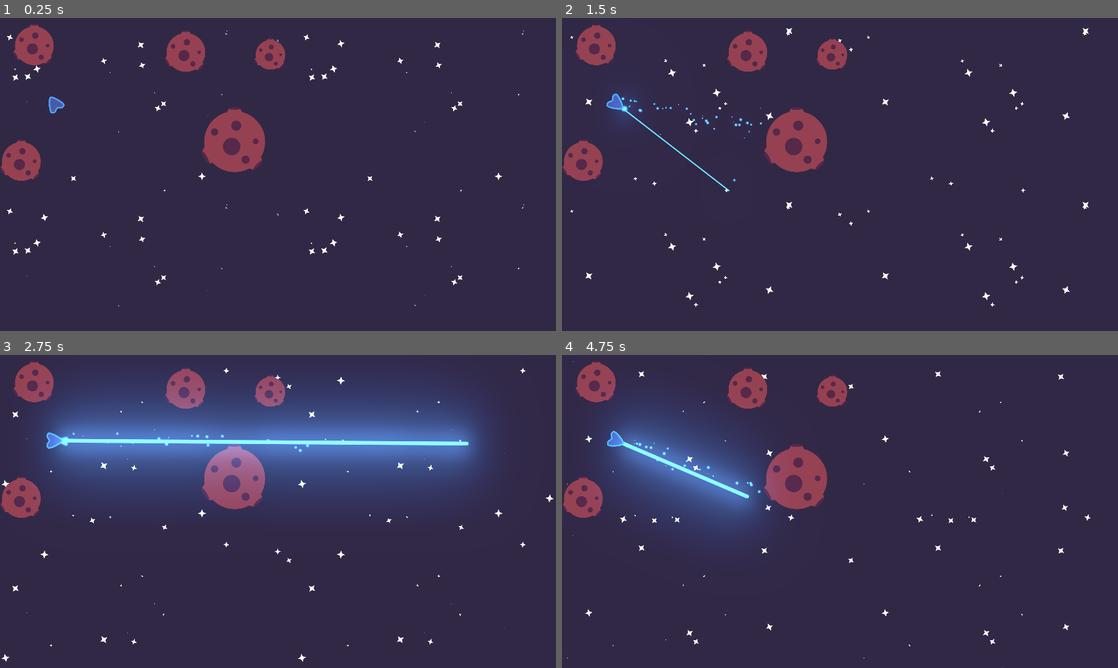
Above: before the commit, frames 1-4 (two rows, left to right).
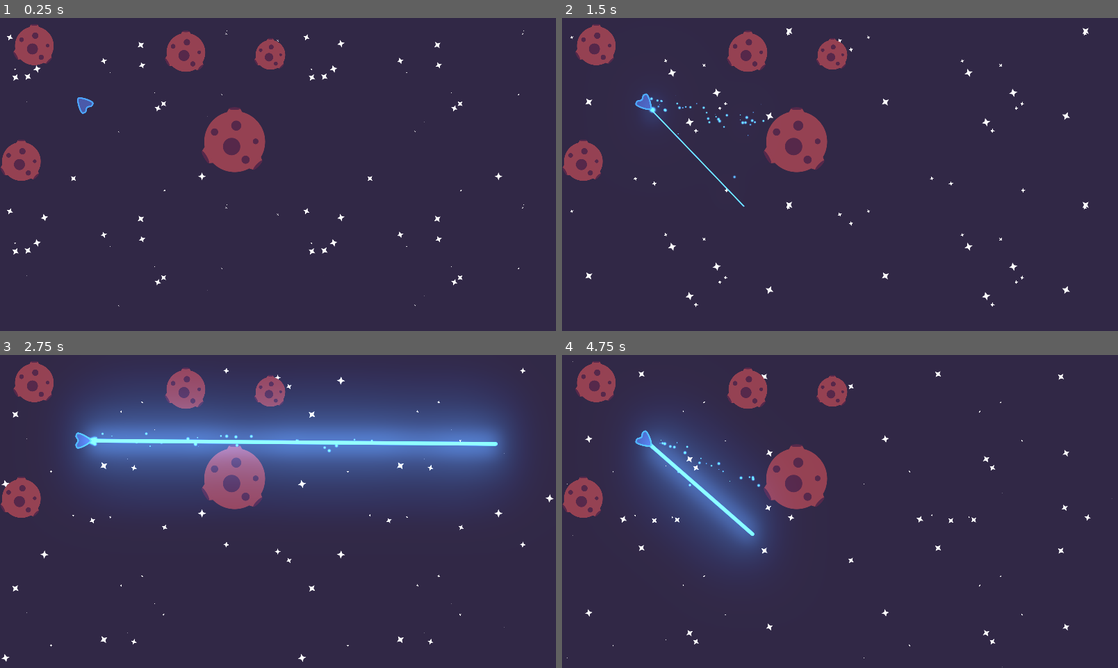
Above: after the commit, the same moments.

Repository: PIWEEK/spacehunters
Game: Godot game, scene res://Main.tscn
The game is run twice, just before and just after one commit, with the same random seed, the same clock (stepped at 60 frames per second) and the same inputs.
Inputs (mouse positions are in pixels of both pictures, inside the frame that each line leads up to):
- Up to frame 1 (0.25 s): no input
- Up to frame 2 (1.5 s): move the mouse to (962, 158) at 0.52 s; press the mouse at (962, 158) at 0.53 s; move the mouse to (728, 190) at 1.27 s; release the mouse at (728, 190) at 1.28 s; click (728, 190) at 1.35 s
- Up to frame 3 (2.75 s): move the mouse to (333, 442) at 2.02 s; press the mouse at (333, 442) at 2.03 s
- Up to frame 4 (4.75 s): move the mouse to (812, 574) at 2.77 s; release the mouse at (812, 574) at 2.78 s; click (812, 574) at 2.85 s; move the mouse to (1006, 558) at 3.52 s; press the mouse at (1006, 558) at 3.53 s; move the mouse to (673, 464) at 4.27 s; release the mouse at (673, 464) at 4.28 s; click (673, 464) at 4.35 s

The runs differ from the first frame. In frame 1, 0.2% of the frame differs, in the area x 8-17%, y 25-31%; in frame 2, 0.8%; in frame 3, 3.4%; in frame 4, 4.3%, in the area x 7-37%, y 19-65%.

Commit message:
split player

Diff:
--- /dev/null
+++ b/Global.gd
@@ -0,0 +1,13 @@
+extends Node
+
+var ip = ''
+var is_server = false
+
+# Called when the node enters the scene tree for the first time.
+func _ready() -> void:
+    pass # Replace with function body.
+
+
+# Called every frame. 'delta' is the elapsed time since the previous frame.
+#func _process(delta: float) -> void:
+#    pass
--- /dev/null
+++ b/Main.gd
@@ -0,0 +1,19 @@
+extends Node2D
+
+onready var global = get_node("/root/Global")
+
+# Called when the node enters the scene tree for the first time.
+func _ready() -> void:
+    var selfPeerID = get_tree().get_network_unique_id()
+    create_player(selfPeerID, true)
+
+func create_player(id, is_curreent_player):
+    var player = preload("res://PlayerShip.tscn").instance()
+    player.set_name(str(id))
+    player.set_network_master(id)
+    player.is_current_player = is_curreent_player
+
+    if !global.is_server:
+        player.set_position(player.get_position() + Vector2(100, 0))
+
+    self.add_child(player)
--- a/Main.tscn
+++ b/Main.tscn
@@ -1,10 +1,9 @@
-[gd_scene load_steps=10 format=2]
+[gd_scene load_steps=8 format=2]
 
 [ext_resource path="res://Assets/asteroid.svg" type="Texture" id=1]
-[ext_resource path="res://Assets/topdown-player.svg" type="Texture" id=2]
 [ext_resource path="res://StarField/StarFieldBackground.tscn" type="PackedScene" id=3]
-[ext_resource path="res://LaserBeam/LaserBeam.tscn" type="PackedScene" id=4]
 [ext_resource path="res://Assets/2d_environment.tres" type="Environment" id=5]
+[ext_resource path="res://Main.gd" type="Script" id=6]
 
 [sub_resource type="CircleShape2D" id=1]
 radius = 52.7564
@@ -15,23 +14,8 @@
 [sub_resource type="CircleShape2D" id=3]
 radius = 106.584
 
-[sub_resource type="GDScript" id=4]
-script/source = "extends Node2D
-
-onready var laser := $LaserBeam2D
-
-
-func _process(_delta: float) -> void:
-	look_at(get_global_mouse_position())
-
-
-func _unhandled_input(event: InputEvent) -> void:
-	if not event.is_action(\"fire_weapon\"):
-		return
-	laser.is_casting = event.is_action_pressed(\"fire_weapon\")
-"
-
 [node name="Main" type="Node2D"]
+script = ExtResource( 6 )
 
 [node name="StarFieldBackground" parent="." instance=ExtResource( 3 )]
 
@@ -84,18 +68,5 @@
 [node name="Sprite" type="Sprite" parent="Asteroid3"]
 texture = ExtResource( 1 )
 
-[node name="PlayerShip" type="Node2D" parent="."]
-position = Vector2( 188.09, 295.571 )
-script = SubResource( 4 )
-
-[node name="LaserBeam2D" parent="PlayerShip" instance=ExtResource( 4 )]
-position = Vector2( 24, 0 )
-cast_to = Vector2( 100, 0 )
-
-[node name="Sprite" type="Sprite" parent="PlayerShip"]
-rotation = 1.5708
-scale = Vector2( 0.7, 0.7 )
-texture = ExtResource( 2 )
-
 [node name="WorldEnvironment" type="WorldEnvironment" parent="."]
 environment = ExtResource( 5 )
--- /dev/null
+++ b/Menu.gd
@@ -0,0 +1,35 @@
+extends Control
+
+
+# Declare member variables here. Examples:
+# var a: int = 2
+# var b: String = "text"
+
+onready var join_button = $Client/VBoxContainer/HBoxContainer/Join
+onready var create_button = $Client/VBoxContainer/HBoxContainer/Create
+onready var ip = $Client/VBoxContainer/Ip
+onready var username = $Client/VBoxContainer/Username
+
+onready var global = get_node("/root/Global")
+onready var network = get_node("/root/Network")
+
+# Called when the node enters the scene tree for the first time.
+func _ready() -> void:
+    create_button.connect("pressed", self, '_create_pressed')
+    join_button.connect("pressed", self, '_join_pressed')
+
+func _create_pressed():
+    global.is_server = true
+    network.create_server('admin')
+    start_game()
+
+func _join_pressed():
+    print('join');
+    global.is_server = false
+    global.ip = ip.text
+    global.username = username.text
+    network.connect_to_server(username, ip)
+    start_game()
+
+func start_game():
+    get_tree().change_scene("res://Main.tscn")
--- /dev/null
+++ b/Menu.tscn
@@ -0,0 +1,58 @@
+[gd_scene load_steps=2 format=2]
+
+[ext_resource path="res://Menu.gd" type="Script" id=1]
+
+[node name="Menu" type="Control"]
+anchor_right = 1.0
+anchor_bottom = 1.0
+margin_top = -1.50732
+margin_bottom = -1.50732
+script = ExtResource( 1 )
+__meta__ = {
+"_edit_use_anchors_": false
+}
+
+[node name="Client" type="MarginContainer" parent="."]
+margin_left = 673.0
+margin_top = 405.0
+margin_right = 938.0
+margin_bottom = 454.0
+__meta__ = {
+"_edit_use_anchors_": false
+}
+
+[node name="VBoxContainer" type="VBoxContainer" parent="Client"]
+margin_right = 265.0
+margin_bottom = 78.0
+size_flags_horizontal = 3
+custom_constants/separation = 5
+
+[node name="Username" type="LineEdit" parent="Client/VBoxContainer"]
+margin_right = 265.0
+margin_bottom = 24.0
+hint_tooltip = "Username"
+
+[node name="Ip" type="LineEdit" parent="Client/VBoxContainer"]
+margin_top = 29.0
+margin_right = 265.0
+margin_bottom = 53.0
+hint_tooltip = "IP"
+
+[node name="HBoxContainer" type="HBoxContainer" parent="Client/VBoxContainer"]
+margin_top = 58.0
+margin_right = 265.0
+margin_bottom = 78.0
+__meta__ = {
+"_edit_use_anchors_": false
+}
+
+[node name="Join" type="Button" parent="Client/VBoxContainer/HBoxContainer"]
+margin_right = 35.0
+margin_bottom = 20.0
+text = "Join"
+
+[node name="Create" type="Button" parent="Client/VBoxContainer/HBoxContainer"]
+margin_left = 39.0
+margin_right = 92.0
+margin_bottom = 20.0
+text = "Create"
--- /dev/null
+++ b/Network.gd
@@ -0,0 +1,65 @@
+extends Node
+
+const DEFAULT_IP = '127.0.0.1'
+const DEFAULT_PORT = 31400
+const MAX_PLAYERS = 10
+
+var players = { }
+var self_data = { name = '', position = Vector2(360, 180) }
+
+signal player_disconnected
+signal server_disconnected
+
+func _ready():
+    get_tree().connect('network_peer_disconnected', self, '_on_player_disconnected')
+    get_tree().connect('network_peer_connected', self, '_on_player_connected')
+
+func create_server(player_nickname):
+    self_data.name = player_nickname
+    players[1] = self_data
+    var peer = NetworkedMultiplayerENet.new()
+    peer.create_server(DEFAULT_PORT, MAX_PLAYERS)
+    get_tree().set_network_peer(peer)
+
+func connect_to_server(player_nickname, ip = DEFAULT_IP):
+    self_data.name = player_nickname
+    get_tree().connect('connected_to_server', self, '_connected_to_server')
+    var peer = NetworkedMultiplayerENet.new()
+    peer.create_client(ip, DEFAULT_PORT)
+    get_tree().set_network_peer(peer)
+
+func _connected_to_server():
+    var local_player_id = get_tree().get_network_unique_id()
+    players[local_player_id] = self_data
+    print(players)
+    rpc('_send_player_info', local_player_id, self_data)
+
+func _on_player_disconnected(id):
+    players.erase(id)
+
+func _on_player_connected(connected_player_id):
+    var local_player_id = get_tree().get_network_unique_id()
+    if not(get_tree().is_network_server()):
+        rpc_id(1, '_request_player_info', local_player_id, connected_player_id)
+
+remote func _request_player_info(request_from_id, player_id):
+    if get_tree().is_network_server():
+        rpc_id(request_from_id, '_send_player_info', player_id, players[player_id])
+
+# A function to be used if needed. The purpose is to request all players in the current session.
+remote func _request_players(request_from_id):
+    if get_tree().is_network_server():
+        for peer_id in players:
+            if( peer_id != request_from_id):
+                rpc_id(request_from_id, '_send_player_info', peer_id, players[peer_id])
+
+remote func _send_player_info(id, info):
+    players[id] = info
+    var new_player = load('res://player/PlayerShip.tscn').instance()
+    new_player.name = str(id)
+    new_player.set_network_master(id)
+    $Main.add_child(new_player)
+    new_player.init(info.name, info.position, true)
+
+func update_position(id, position):
+    players[id].position = position
--- /dev/null
+++ b/PlayerShip.gd
@@ -0,0 +1,21 @@
+extends Node2D
+
+onready var laser := $LaserBeam2D
+var is_current_player
+var last_position
+
+func _process(_delta: float) -> void:
+
+    if is_current_player:
+        var new_position = get_global_mouse_position()
+
+        if last_position != new_position:
+            look_at(new_position)
+            last_position = new_position
+
+            rpc("move", new_position)
+
+func _unhandled_input(event: InputEvent) -> void:
+    if not event.is_action("fire_weapon"):
+        return
+    laser.is_casting = event.is_action_pressed("fire_weapon")
--- /dev/null
+++ b/PlayerShip.tscn
@@ -0,0 +1,18 @@
+[gd_scene load_steps=4 format=2]
+
+[ext_resource path="res://PlayerShip.gd" type="Script" id=1]
+[ext_resource path="res://Assets/topdown-player.svg" type="Texture" id=2]
+[ext_resource path="res://LaserBeam/LaserBeam.tscn" type="PackedScene" id=3]
+
+[node name="PlayerShip" type="Node2D"]
+position = Vector2( 188.09, 295.571 )
+script = ExtResource( 1 )
+
+[node name="LaserBeam2D" parent="." instance=ExtResource( 3 )]
+position = Vector2( 24, 0 )
+cast_to = Vector2( 100, 0 )
+
+[node name="Sprite" type="Sprite" parent="."]
+rotation = 1.5708
+scale = Vector2( 0.7, 0.7 )
+texture = ExtResource( 2 )
--- a/project.godot
+++ b/project.godot
@@ -19,11 +19,15 @@
 run/main_scene="res://Main.tscn"
 config/icon="res://icon.png"
 
+[autoload]
+
+Global="*res://Global.gd"
+Network="*res://Network.gd"
+
 [display]
 
 window/size/width=1920
 window/size/height=1080
-window/size/fullscreen=true
 window/stretch/mode="2d"
 
 [input]
